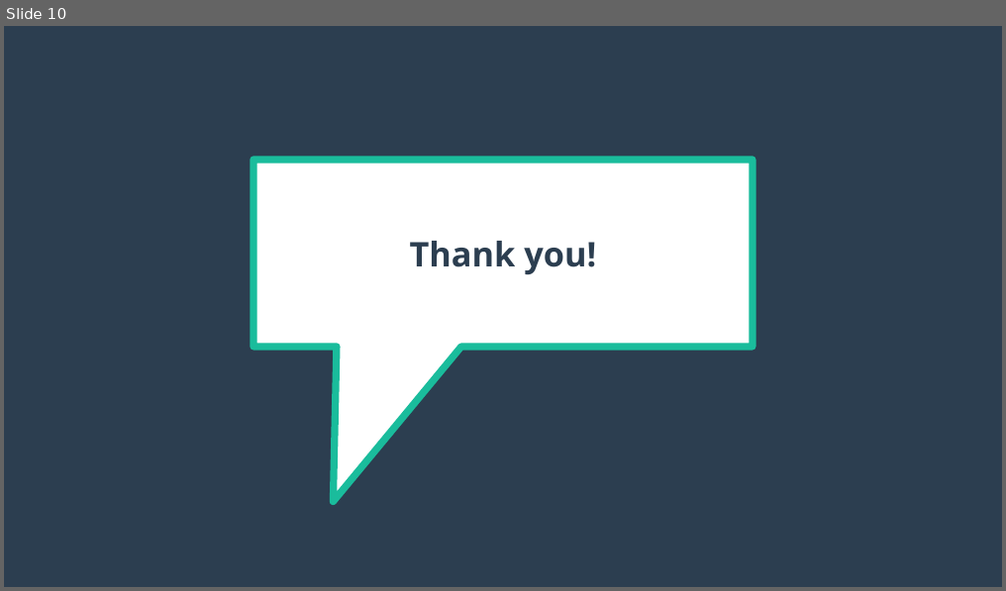
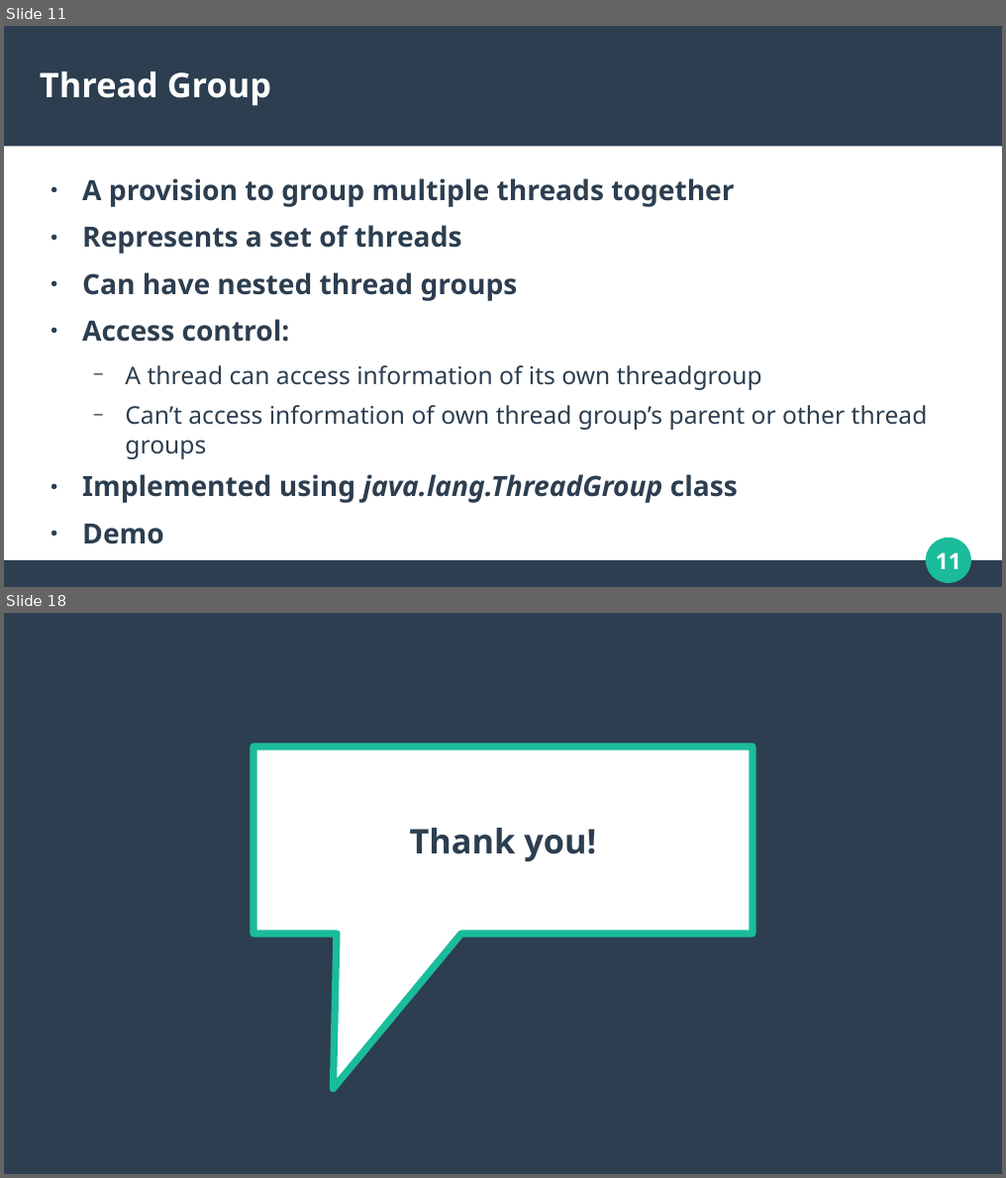
Before and after one commit to Abhishek-Kuvalekar/multithreading-java, a slide deck: Presentation.odp. Shown one above the other, each under a label of ours: slide 10 before the commit, slides 11 and 18 after it; the slides between them are not shown. The pictures are 1006x591 and 1006x1178 pixels, drawn with LibreOffice and Linux fonts; fonts in the diff are those of the drawing. Boxes give left, top, right and bottom in pixels: in the first picture for what was removed or moved away, otherwise in the second. Text is boxed around its words. In the diff, an @@ line names an element or a change of style, - is before the commit and + after.

```diff
--- a/Presentation.odp
+++ b/Presentation.odp
@@ slide 11 added at [4,26,1002,587], background #FFFFFF @@
@@ rectangle added at [4,26,1002,147], fill #2C3E50 @@
@@ title added at [40,72,271,106], 27 pt, text #FFFFFF, bold @@
+Thread Group
@@ text added at [82,178,928,545], 22.2 pt, text #2C3E50, bold @@
+● A provision to group multiple threads together
+● Represents a set of threads
+● Can have nested thread groups
+● Access control:
+  − A thread can access information of its own threadgroup
+  − Can’t access information of own thread group’s parent or other thread groups
+● Implemented using java.lang.ThreadGroup class
+● Demo
@@ ellipse added at [927,539,971,583], fill #1ABC9C, outline #1ABC9C 0.85 pt @@
@@ page number added at [936,553,961,570], 18 pt, text #FFFFFF, bold @@
+11
@@ rectangle added at [4,562,1002,587], fill #2C3E50 @@
@@ what was slide 10 is now slide 18 @@
```
Also in this commit, not shown: 1 slide changed, 8 other slides added, 1 slide removed, 6 other files.
